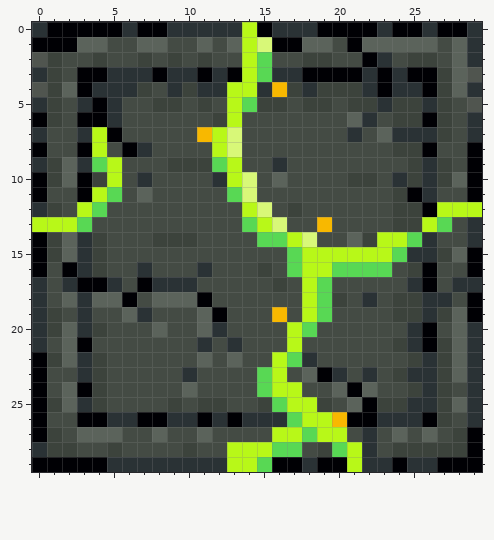
One commit to this pixel-art sprite: src/main/resources/assets/main/tiles/aztec_vines/16.png. Above: the version before the commit.
The file is 30x30 pixels.
The same view after the edit:
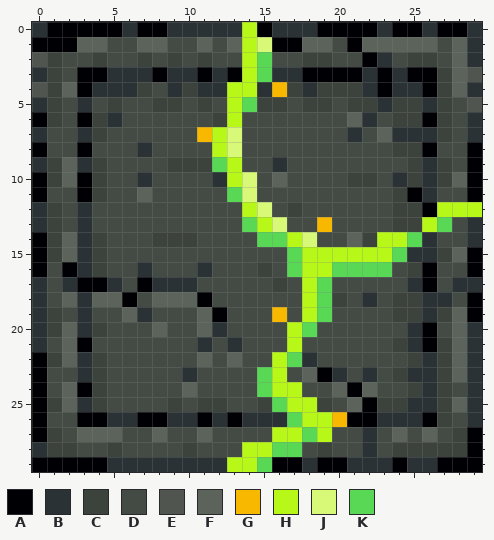
Palette (. is transparent): A #000004  B #2a3235  C #3c433c  D #444b44  E #50554f  F #5b635b  G #f8b800  H #b8f818  J #d8f878  K #58d854
Edits made:
Colour B replaces colour H in row 12 at x 3; in row 13 at x 0; in row 29 at x 21.
Colour B replaces colour K in row 13 at x 3.
Colour C replaces colour A in row 6 at x 4.
Colour C replaces colour B in row 5 at x 5.
Colour C replaces colour H in row 7 at x 4; in row 11 at x 4; in row 13 at x 1.
Colour C replaces colour K in row 9 at x 4.
Colour D replaces colour A in row 5 at x 4; in row 7 at x 5; in row 8 at x 6.
Colour D replaces colour H in row 8 at x 4; in rows 9 to 10 at x 5; in row 13 at x 2; in row 27 at x 20; in row 28 at x 13 and 21.
Colour D replaces colour K in row 11 at x 5; in row 12 at x 4; in row 28 at x 20.
